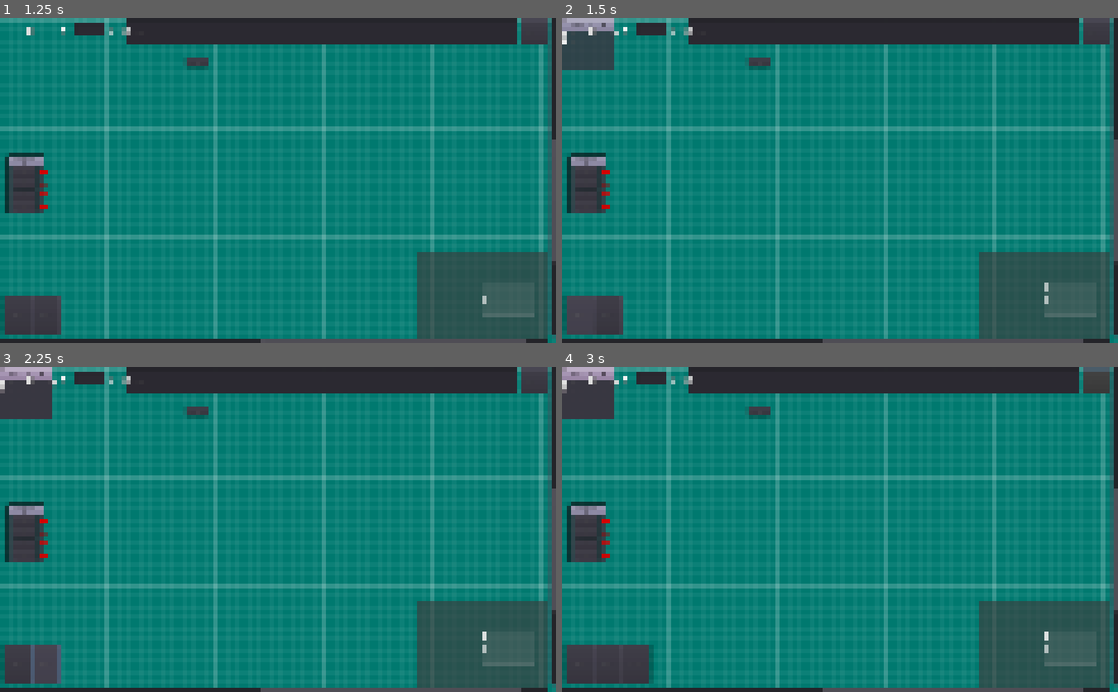
Above: before the commit, frames 1-4 (two rows, left to right).
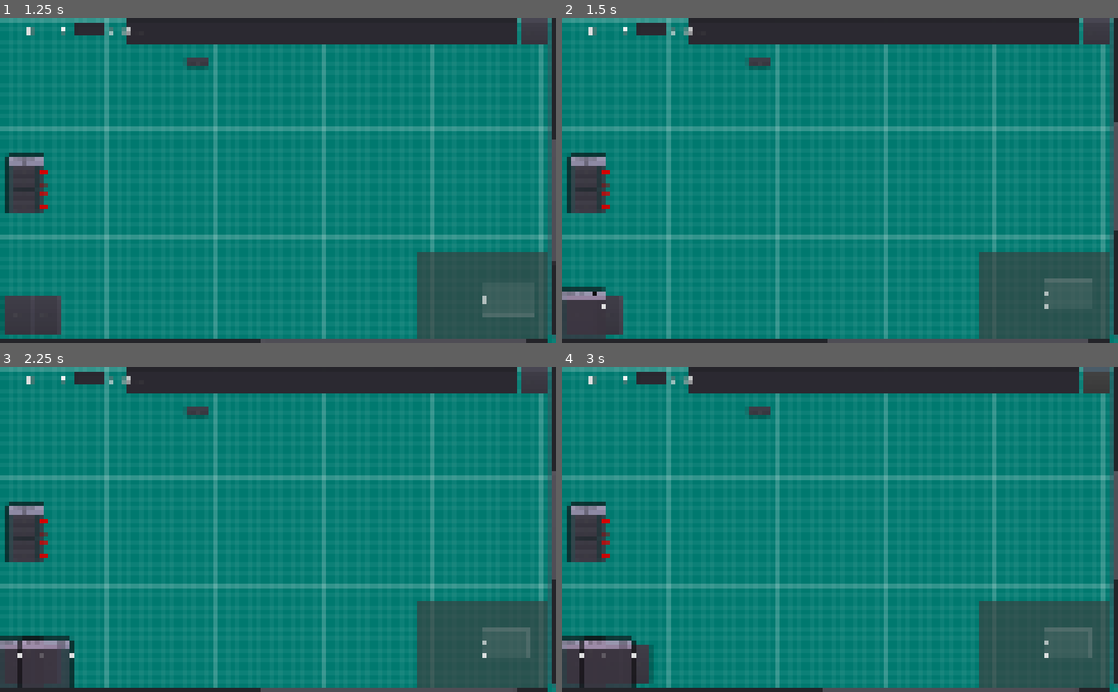
Above: after the commit, the same moments.

Repository: BWalby/LogicGates
Game: Godot game, scene res://Scenes/SandBox.tscn
Same seed, same stepped clock (60 frames per second), same inputs: the game is played once before the commit and once after it.
Inputs (mouse positions are in pixels of both pictures, inside the frame that each line leads up to):
- Up to frame 1 (1.25 s): click (322, 31) at 0.52 s; type "Alex" at 0.6 s
- Up to frame 2 (1.5 s): click "AND" at 1.25 s
- Up to frame 3 (2.25 s): click "NOT" at 2 s
- Up to frame 4 (3 s): click "Add" at 2.75 s

Frame 1 is identical in both runs. In frame 2, 2.4% of the frame differs, in the area x 0-100%, y 0-100%; in frame 3, 3.2%; in frame 4, 2.9%.

Commit message:
Re-added graph node move to mouse functionality.

Diff:
--- a/SandBox.gd
+++ b/SandBox.gd
@@ -17,23 +17,29 @@
 
 func hook_controller() -> void:
 	var hook_errors = 0
-	# hook_errors |= ComponentController.connect("type_definition_added", self, "_on_type_definition_added")
-	# hook_errors |= ComponentController.connect("type_definition_removed", self, "_on_type_definition_removed")
+	hook_errors |= ComponentController.connect("type_definition_added", self, "_on_type_definition_added")
+	hook_errors |= ComponentController.connect("type_definition_removed", self, "_on_type_definition_removed")
 	hook_errors |= ComponentController.connect("component_added", self, "_on_component_added")
-	# hook_errors |= ComponentController.connect("component_removed", self, "_on_component_removed")
+	hook_errors |= ComponentController.connect("component_removed", self, "_on_component_removed")
 	assert(hook_errors == OK)
 
-# func _on_type_definition_added(type_definition: ComponentTypeDefinition) -> void:
-# 	pass
+func load_persisted_data() -> void:
+	# remove each node in node group: n.queue_free(), so when populated via load, we don't double up
+	TreeHelper.remove_persisted_nodes()
+	ComponentController.load(SAVE_FILE_PATH)
 
-# func _on_type_definition_removed(type_definition: ComponentTypeDefinition) -> void:
-# 	pass
+func _on_type_definition_added(type_definition: ComponentTypeDefinition) -> void:
+	pass
+
+func _on_type_definition_removed(type_definition: ComponentTypeDefinition) -> void:
+	pass
 
 func _on_component_added(component: Component) -> void:
-	create_node_from_component(component)
+	var graph_node = create_node_from_component(component)
+	move_graph_node_to_mouse(graph_node)
 
-# func _on_component_removed(component: Component) -> void:
-# 	pass
+func _on_component_removed(component: Component) -> void:
+	pass
 
 func process_gate_name_submitted() -> void:
 	var input = gate_name_line_edit.text.to_upper()
@@ -45,11 +51,8 @@
 	var type_def: ComponentTypeDefinition = ComponentController.get_type_definition(component_type, type_uid)
 	var component = ComponentFactory.create_component(type_def)
 	ComponentController.add_component(component)
-	# TODO: still utilise the move_gate_to_mouse
-	#	var node = create_node(component.id, type_def.input_count, type_def.output_count)
-	#	move_gate_to_mouse(node)
 
-func move_gate_to_mouse(node: GraphNode) -> void:
+func move_graph_node_to_mouse(node: GraphNode) -> void:
 	var node_size_halved = node.rect_size / 2.0
 	var location = get_local_mouse_position() - node_size_halved
 	node.offset = location
@@ -90,17 +93,13 @@
 	node.disconnect(GRAPH_NODE_CLOSE_EVENT, self, "on_graph_node_closed")
 	remove_child(node)
 
-func load_persisted_data() -> void:
-	# remove each node in node group: n.queue_free(), so when populated via load, we don't double up
-	TreeHelper.remove_persisted_nodes()
-	ComponentController.load(SAVE_FILE_PATH)
-
-func create_node_from_component(component: Component) -> void:
+func create_node_from_component(component: Component) -> CustomGraphNode:
 	var node: CustomGraphNode = GRAPH_NODE.instance()
 	node.intialise(component)
 	var hook_errors = node.connect(GRAPH_NODE_CLOSE_EVENT, self, "on_graph_node_closed")
 	assert(hook_errors == OK, "Unable to hoook to event: on_graph_node_closed")
 	add_child(node)
+	return node
 
 func save_persisted_nodes() -> void:
 	ComponentController.save(SAVE_FILE_PATH)
